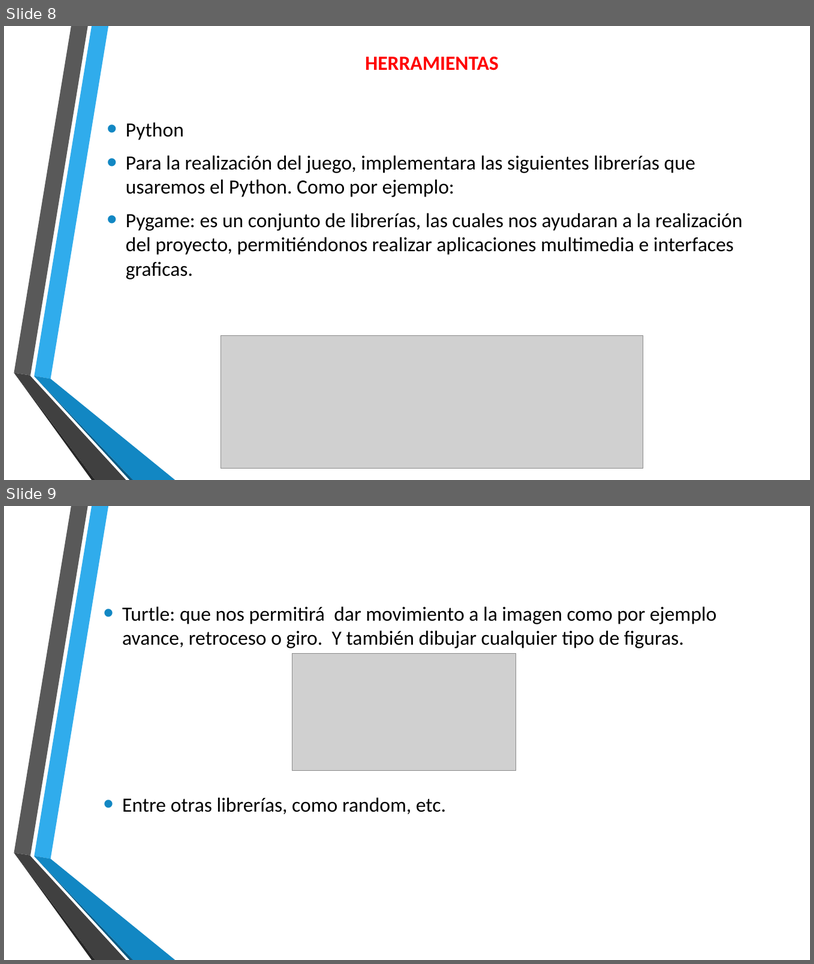
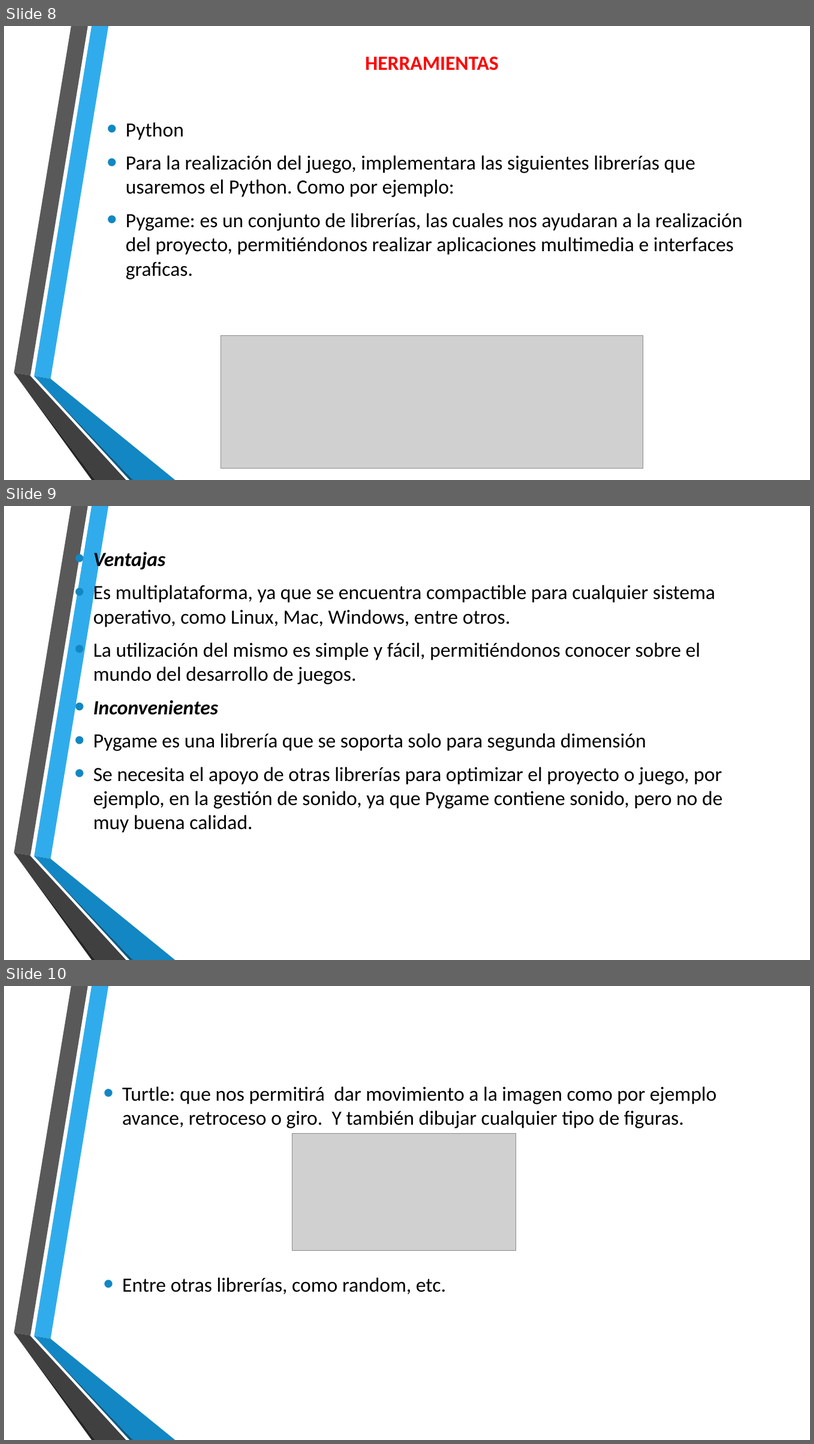
Before and after one commit to StalinMazaEpn/Proyecto_Final, a slide deck: Propuesta_de_Proyecto.pptx. Shown one above the other, each under a label of ours: slides 8 and 9 before the commit, slides 8, 9 and 10 after it. The pictures are 814x964 and 814x1444 pixels, drawn with LibreOffice and Linux fonts; fonts in the diff are those of the drawing; grey boxes stand for pictures; background and template pictures are left out. Boxes give left, top, right and bottom in pixels: in the first picture for what was removed or moved away, otherwise in the second. Text is boxed around its words. In the diff, an @@ line names an element or a change of style, - is before the commit and + after.

```diff
--- a/Propuesta_de_Proyecto.pptx
+++ b/Propuesta_de_Proyecto.pptx
@@ slide 9 added at [4,506,810,960], background picture (left out); not listed: 6 template elements that a slide beside it also shows @@
@@ text added at [93,549,723,832], 24 pt, text #000000 @@
+• Ventajas
+• Es multiplataforma, ya que se encuentra compactible para cualquier sistema operativo, como Linux, Mac, Windows, entre otros.
+• La utilización del mismo es simple y fácil, permitiéndonos conocer sobre el mundo del desarrollo de juegos.
+• Inconvenientes
+• Pygame es una librería que se soporta solo para segunda dimensión
+• Se necesita el apoyo de otras librerías para optimizar el proyecto o juego, por ejemplo, en la gestión de sonido, ya que Pygame contiene sonido, pero no de muy buena calidad.
@@ what was slide 9 is now slide 10 @@
```
Also in this commit, not shown: 4 slides changed, 1 other slide added.
